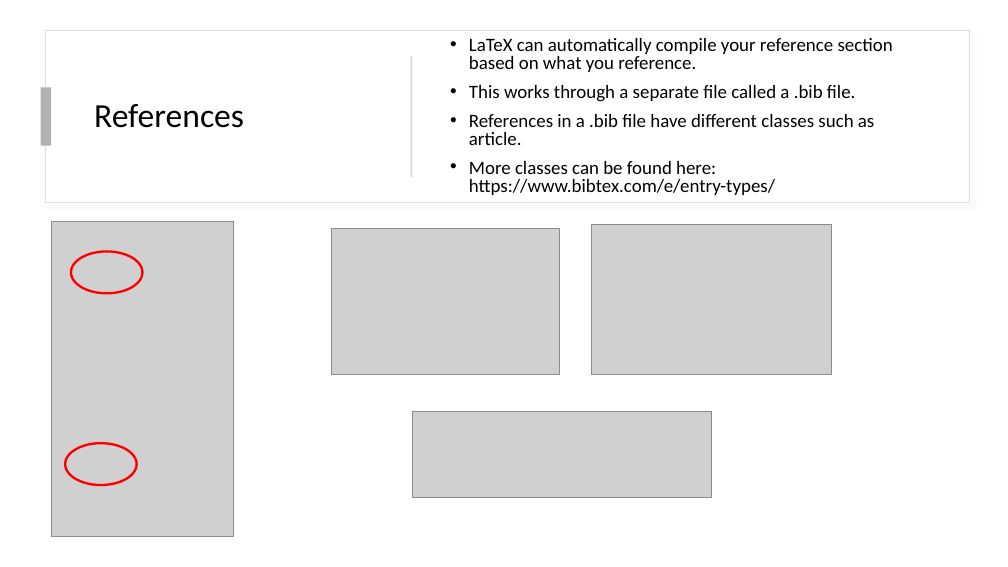
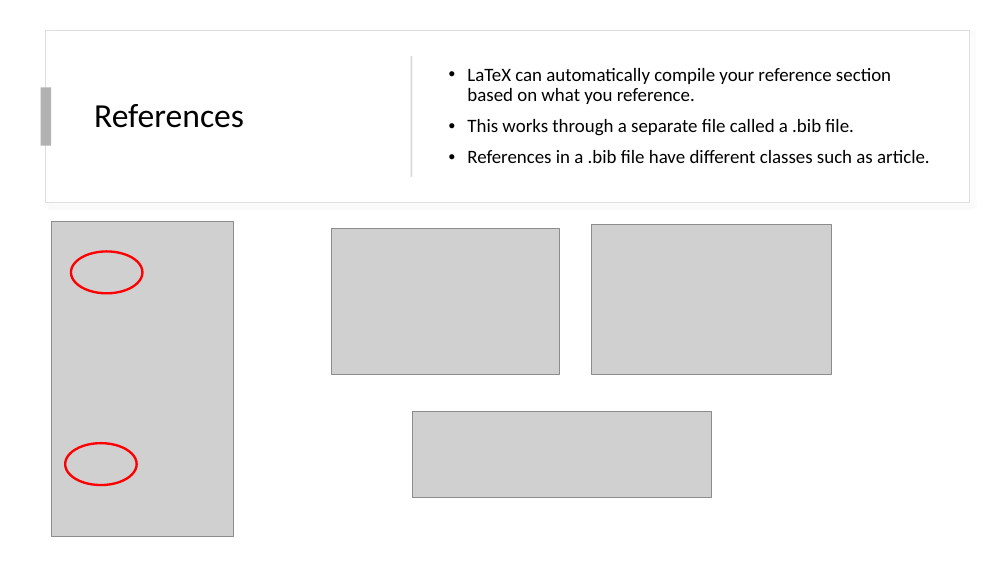
Before and after one commit to ocunningham08/LaTeX-Workshop, a slide deck: slide 13 of Workshop.pptx (slide 24 before the commit). Drawn at 1008x567 pixels with LibreOffice and Linux fonts; fonts in the diff are those of the drawing; grey boxes stand for pictures. Boxes give left, top, right and bottom in pixels: in the first picture for what was removed or moved away, otherwise in the second. Text is boxed around its words. In the diff, an @@ line names an element or a change of style, - is before the commit and + after.

```diff
--- a/Workshop.pptx
+++ b/Workshop.pptx
@@ text "LaTeX can automatically compile your ..." at (x1=467, y1=68, x2=930, y2=163): line spacing 0.8 to 0.9 @@
@@ text at (x1=469, y1=161, x2=775, y2=195): paragraph removed @@
-• More classes can be found here: https://www.bibtex.com/e/entry-types/
```
Also in this commit, not shown: 21 other slides changed, 6 slides removed, 1 other file.
